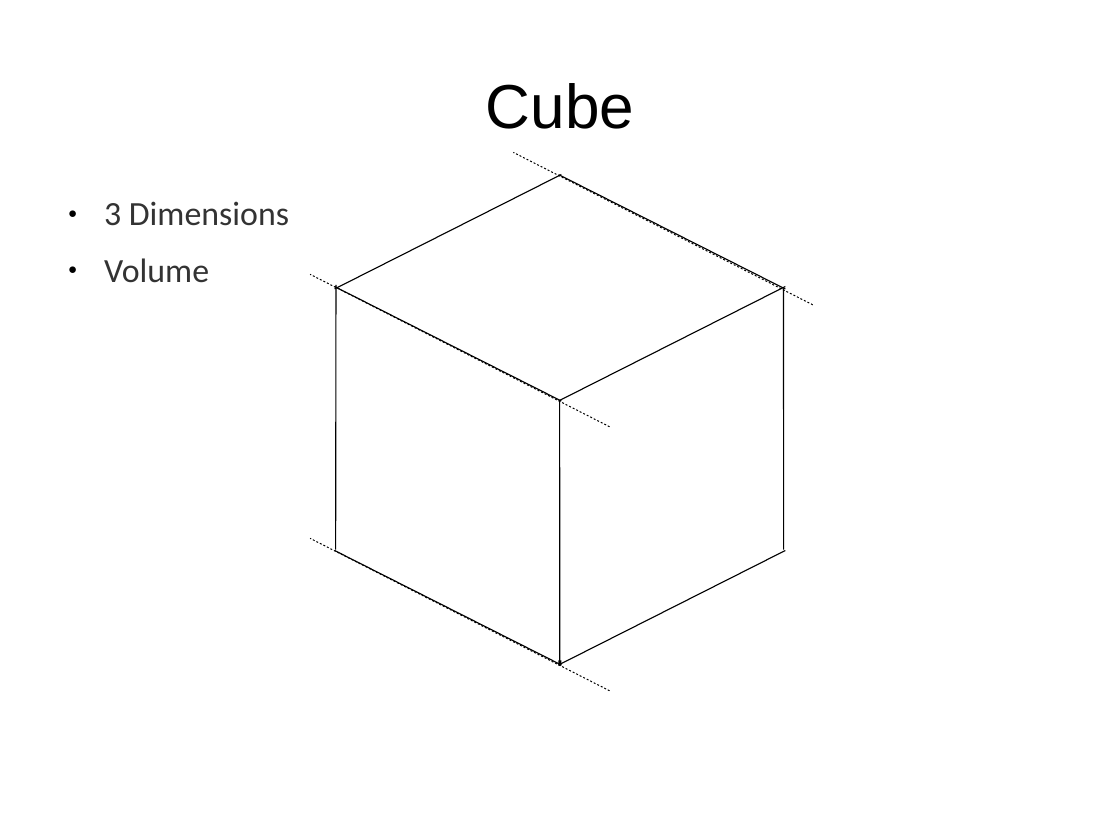
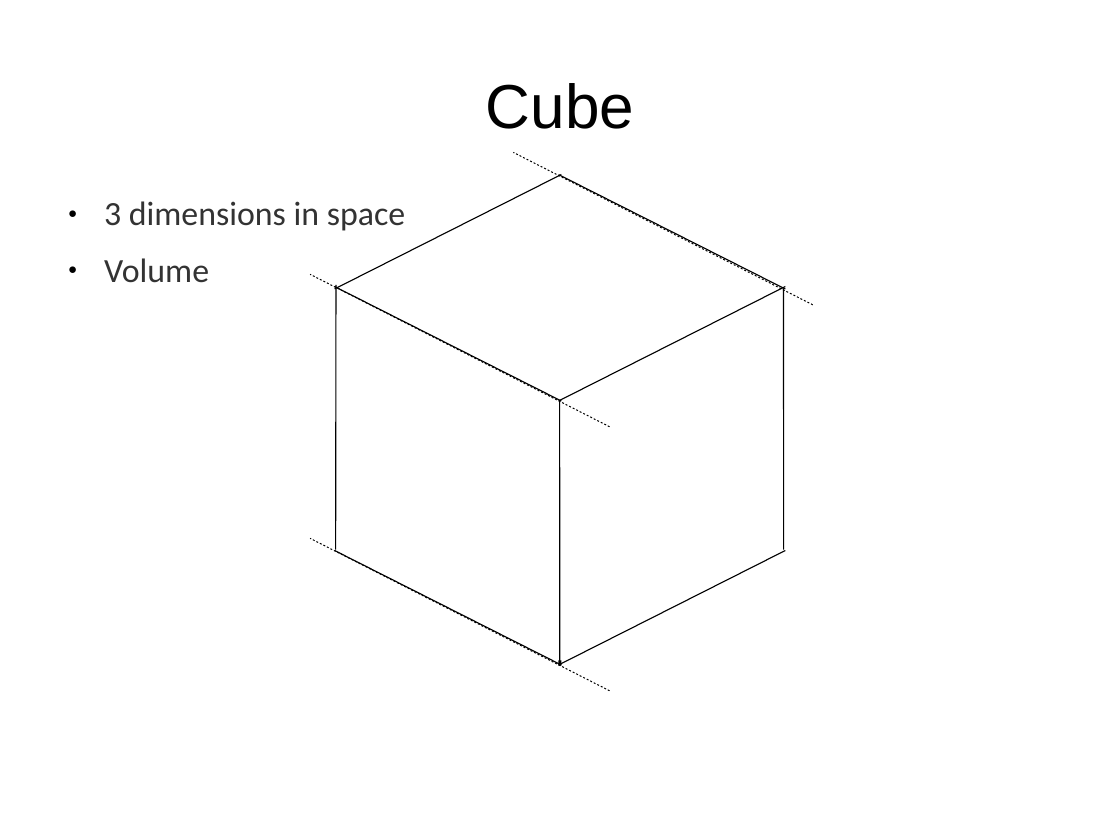
Before and after one commit to tigerfarm/docroot, a slide deck: slide 13 of books/content/cubes/9aDrawAll.odp (slide 15 before the commit). Drawn at 1120x840 pixels with LibreOffice and Linux fonts; fonts in the diff are those of the drawing; background and template pictures are left out. Boxes give left, top, right and bottom in pixels: in the first picture for what was removed or moved away, otherwise in the second. Text is boxed around its words. In the diff, an @@ line names an element or a change of style, - is before the commit and + after.

```diff
--- a/books/content/cubes/9aDrawAll.odp
+++ b/books/content/cubes/9aDrawAll.odp
@@ text at [104, 201, 405, 231]: text changed @@
-● 3 Dimensions
+● 3 dimensions in space
```
Also in this commit, not shown: 11 other slides changed, 7 slides added, 9 slides removed, 9 other files.
